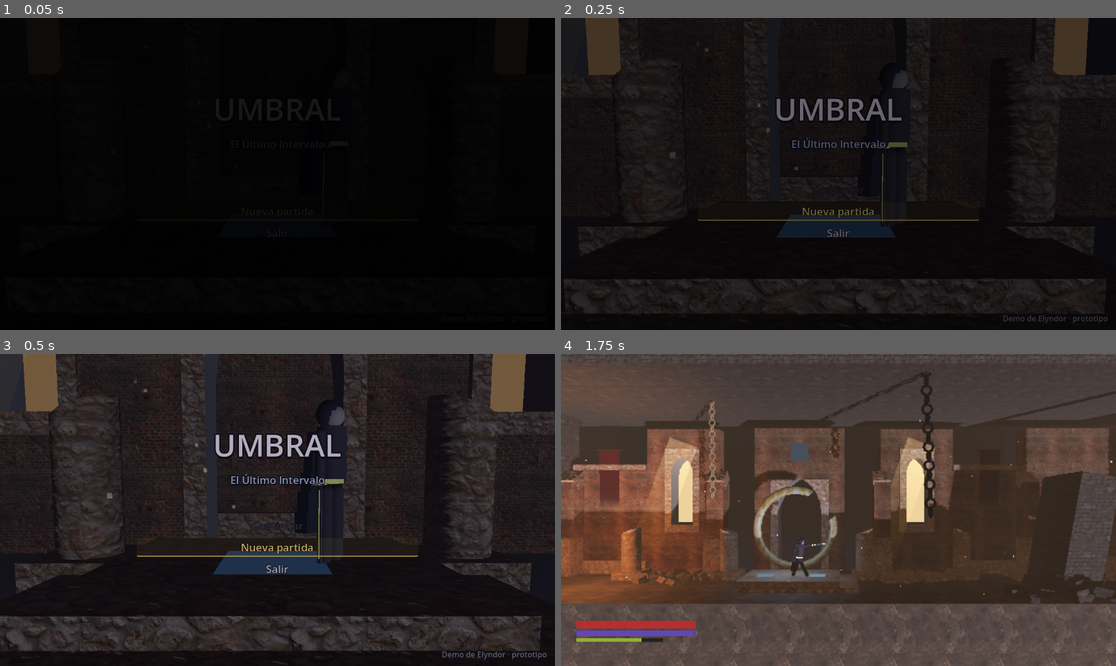
Above: before the commit, frames 1-4 (two rows, left to right).
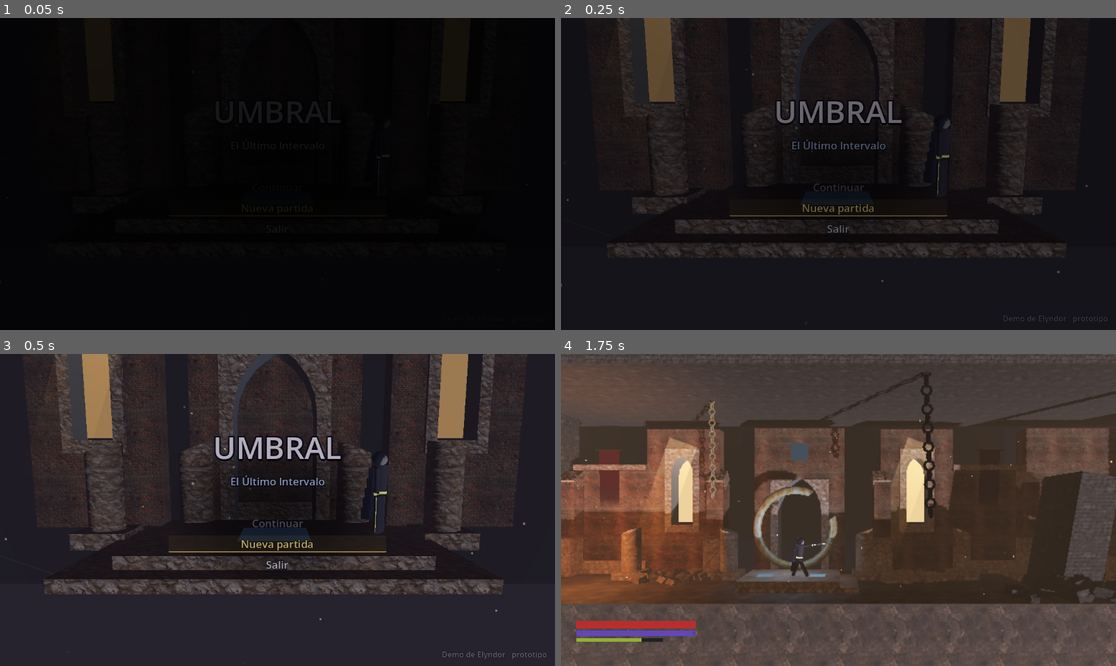
Above: after the commit, the same moments.

Repository: juanjoseorejuela87-cell/UMBRAL-EL-ULTIMO-INTERVALO
Game: Godot game, scene res://scenes/main/main.tscn
The game is run twice, just before and just after one commit, with the same random seed, the same clock (stepped at 60 frames per second) and the same inputs.
Inputs (mouse positions are in pixels of both pictures, inside the frame that each line leads up to):
- Up to frame 1 (0.05 s): no input
- Up to frame 2 (0.25 s): no input
- Up to frame 3 (0.5 s): no input
- Up to frame 4 (1.75 s): move the mouse to (960, 494) at 0.52 s; hold D (mover_derecha) 0.53-1.28 s; tap J (atacar_ligero) at 0.6 s; click (960, 494) at 0.67 s; tap Space (saltar) at 0.77, 1.52 s; move the mouse to (727, 525) at 1.27 s; hold S (mover_abajo) from 1.28 s (still down); tap K (atacar_pesado) at 1.35 s

The runs differ from the first frame. In frame 2, 13% of the frame differs, in the area x 0-100%, y 0-99%; in frame 3, 39%, in the area x 0-100%, y 0-100%; in frame 4, nothing differs.

Commit message:
[antigravity] Retoques de composicion y legibilidad en la pantalla de titulo (TAREA-013)

Diff:
--- a/scenes/ui/titulo/fondo_titulo.gd
+++ b/scenes/ui/titulo/fondo_titulo.gd
@@ -14,8 +14,8 @@
 var _tiempo_camara: float = 0.0
 var _tiempo_pulso: float = 0.0
 var _en_pulso: bool = false
-var _pos_camara_base: Vector3 = Vector3(0.0, 1.45, 4.0)
-var _rot_camara_base: Vector3 = Vector3(-0.08, 0.0, 0.0)
+var _pos_camara_base: Vector3 = Vector3(0.0, 2.2, 7.8)
+var _rot_camara_base: Vector3 = Vector3(-0.14, 0.0, 0.0)
 
 var _entorno: Environment
 var _material_fantasma: StandardMaterial3D
@@ -78,11 +78,11 @@
 		return
 	_tiempo_camara += delta
 	var fase: float = _tiempo_camara * (TAU / maxf(duracion_ciclo_camara, 1.0))
-	var balanceo_x: float = sin(fase) * 0.35
+	var balanceo_x: float = sin(fase) * 0.4
 	var balanceo_y: float = sin(fase * 1.5) * 0.06
 	camara.position = _pos_camara_base + Vector3(balanceo_x, balanceo_y, 0.0)
-	camara.rotation.y = _rot_camara_base.y - balanceo_x * 0.04
-	camara.rotation.x = _rot_camara_base.x + sin(fase * 1.2) * 0.012
+	camara.rotation.y = _rot_camara_base.y - balanceo_x * 0.03
+	camara.rotation.x = _rot_camara_base.x + sin(fase * 1.2) * 0.01
 
 
 func _actualizar_pulso(delta: float) -> void:
--- a/scenes/ui/titulo/fondo_titulo.tscn
+++ b/scenes/ui/titulo/fondo_titulo.tscn
@@ -26,7 +26,7 @@
 roughness = 1.0
 
 [sub_resource type="QuadMesh" id="Malla_simbolo_dais"]
-size = Vector2(1.2, 1.2)
+size = Vector2(1.5, 1.5)
 
 [node name="FondoTitulo" type="SubViewportContainer"]
 anchors_preset = 15
@@ -48,75 +48,87 @@
 environment = SubResource("Entorno_titulo")
 
 [node name="Luna" type="DirectionalLight3D" parent="SubViewport"]
-transform = Transform3D(0.866025, 0, 0.5, 0.25, 0.866025, -0.433013, -0.433013, 0.5, 0.75, 0, 10, 5)
+transform = Transform3D(0.866025, 0, 0.5, 0.25, 0.866025, -0.433013, -0.433013, 0.5, 0.75, 0, 12, 6)
 light_color = Color(0.72, 0.78, 0.92, 1)
 light_energy = 0.85
 
 [node name="Camara" type="Camera3D" parent="SubViewport"]
 unique_name_in_owner = true
-transform = Transform3D(1, 0, 0, 0, 0.996195, 0.0871557, 0, -0.0871557, 0.996195, 0, 1.45, 4)
+transform = Transform3D(1, 0, 0, 0, 0.990268, 0.139173, 0, -0.139173, 0.990268, 0, 2.2, 7.8)
 current = true
-fov = 46.0
+fov = 44.0
 
 [node name="Escenario" type="Node3D" parent="SubViewport"]
 
 [node name="EstradoPeldano" type="CSGBox3D" parent="SubViewport/Escenario"]
-transform = Transform3D(1, 0, 0, 0, 1, 0, 0, 0, 1, 0, 0.125, -0.2)
-size = Vector3(5.4, 0.25, 4.4)
+transform = Transform3D(1, 0, 0, 0, 1, 0, 0, 0, 1, 0, 0.125, -0.6)
+size = Vector3(7.4, 0.25, 4.8)
 material = ExtResource("2_sillares")
 
 [node name="EstradoSuperior" type="CSGBox3D" parent="SubViewport/Escenario"]
-transform = Transform3D(1, 0, 0, 0, 1, 0, 0, 0, 1, 0, 0.375, -0.2)
-size = Vector3(3.8, 0.25, 3.4)
+transform = Transform3D(1, 0, 0, 0, 1, 0, 0, 0, 1, 0, 0.375, -0.6)
+size = Vector3(5.6, 0.25, 3.8)
 material = ExtResource("2_sillares")
 
 [node name="SimboloDais" type="MeshInstance3D" parent="SubViewport/Escenario"]
 unique_name_in_owner = true
-transform = Transform3D(1, 0, 0, 0, -4.37114e-08, 1, 0, -1, -4.37114e-08, 0, 0.505, -0.2)
+transform = Transform3D(1, 0, 0, 0, -4.37114e-08, 1, 0, -1, -4.37114e-08, 0, 0.505, -0.6)
 cast_shadow = 0
 mesh = SubResource("Malla_simbolo_dais")
 
 [node name="ArcoFondo" parent="SubViewport/Escenario" instance=ExtResource("5_arco")]
-transform = Transform3D(1, 0, 0, 0, 1, 0, 0, 0, 1, 0, 0, -3.2)
+transform = Transform3D(1, 0, 0, 0, 1, 0, 0, 0, 1, 0, 0, -4.2)
 
 [node name="VentanalIzq" parent="SubViewport/Escenario" instance=ExtResource("6_ventanal")]
-transform = Transform3D(1, 0, 0, 0, 1, 0, 0, 0, 1, -4.6, 0, -3.5)
+transform = Transform3D(1, 0, 0, 0, 1, 0, 0, 0, 1, -5.5, 0, -4.6)
 
 [node name="VentanalDer" parent="SubViewport/Escenario" instance=ExtResource("6_ventanal")]
-transform = Transform3D(1, 0, 0, 0, 1, 0, 0, 0, 1, 4.6, 0, -3.5)
+transform = Transform3D(1, 0, 0, 0, 1, 0, 0, 0, 1, 5.5, 0, -4.6)
 
 [node name="MuroFondo" parent="SubViewport/Escenario" instance=ExtResource("7_muro")]
-transform = Transform3D(1, 0, 0, 0, 1, 0, 0, 0, 1, 0, 0, -4.6)
+transform = Transform3D(1, 0, 0, 0, 1, 0, 0, 0, 1, 0, 0, -5.6)
 
 [node name="FondoLejano" type="CSGBox3D" parent="SubViewport/Escenario"]
-transform = Transform3D(1, 0, 0, 0, 1, 0, 0, 0, 1, 0, 4, -12)
-size = Vector3(50, 16, 1)
+transform = Transform3D(1, 0, 0, 0, 1, 0, 0, 0, 1, 0, 5, -14)
+size = Vector3(60, 20, 1)
 material = SubResource("Mat_fondo_silueta")
 
 [node name="ColumnasRotas" type="Node3D" parent="SubViewport/Escenario"]
 
-[node name="ColumnaRotaIzq" parent="SubViewport/Escenario/ColumnasRotas" instance=ExtResource("3_columna_rota")]
-transform = Transform3D(1, 0, 0, 0, 1, 0, 0, 0, 1, -2.6, 0, -1.2)
+[node name="ColumnaRotaIzqExt" parent="SubViewport/Escenario/ColumnasRotas" instance=ExtResource("3_columna_rota")]
+transform = Transform3D(1, 0, 0, 0, 1, 0, 0, 0, 1, -4.2, 0, -1.8)
 
-[node name="ColumnaRotaDer" parent="SubViewport/Escenario/ColumnasRotas" instance=ExtResource("3_columna_rota")]
-transform = Transform3D(-1, 0, -8.74228e-08, 0, 1, 0, 8.74228e-08, 0, -1, 2.6, 0, -1.2)
+[node name="ColumnaRotaIzqInt" parent="SubViewport/Escenario/ColumnasRotas" instance=ExtResource("3_columna_rota")]
+transform = Transform3D(1, 0, 0, 0, 1, 0, 0, 0, 1, -2.1, 0, -2.5)
+
+[node name="ColumnaRotaDerInt" parent="SubViewport/Escenario/ColumnasRotas" instance=ExtResource("3_columna_rota")]
+transform = Transform3D(-1, 0, -8.74228e-08, 0, 1, 0, 8.74228e-08, 0, -1, 2.1, 0, -2.5)
+
+[node name="ColumnaRotaDerExt" parent="SubViewport/Escenario/ColumnasRotas" instance=ExtResource("3_columna_rota")]
+transform = Transform3D(-1, 0, -8.74228e-08, 0, 1, 0, 8.74228e-08, 0, -1, 4.2, 0, -1.8)
 
 [node name="ColumnasFantasma" type="Node3D" parent="SubViewport/Escenario"]
 unique_name_in_owner = true
 
-[node name="ColumnaFantasmaIzq" parent="SubViewport/Escenario/ColumnasFantasma" instance=ExtResource("4_columna")]
-transform = Transform3D(1, 0, 0, 0, 1, 0, 0, 0, 1, -2.6, 0, -1.2)
+[node name="ColumnaFantasmaIzqExt" parent="SubViewport/Escenario/ColumnasFantasma" instance=ExtResource("4_columna")]
+transform = Transform3D(1, 0, 0, 0, 1, 0, 0, 0, 1, -4.2, 0, -1.8)
 
-[node name="ColumnaFantasmaDer" parent="SubViewport/Escenario/ColumnasFantasma" instance=ExtResource("4_columna")]
-transform = Transform3D(-1, 0, -8.74228e-08, 0, 1, 0, 8.74228e-08, 0, -1, 2.6, 0, -1.2)
+[node name="ColumnaFantasmaIzqInt" parent="SubViewport/Escenario/ColumnasFantasma" instance=ExtResource("4_columna")]
+transform = Transform3D(1, 0, 0, 0, 1, 0, 0, 0, 1, -2.1, 0, -2.5)
+
+[node name="ColumnaFantasmaDerInt" parent="SubViewport/Escenario/ColumnasFantasma" instance=ExtResource("4_columna")]
+transform = Transform3D(-1, 0, -8.74228e-08, 0, 1, 0, 8.74228e-08, 0, -1, 2.1, 0, -2.5)
+
+[node name="ColumnaFantasmaDerExt" parent="SubViewport/Escenario/ColumnasFantasma" instance=ExtResource("4_columna")]
+transform = Transform3D(-1, 0, -8.74228e-08, 0, 1, 0, 8.74228e-08, 0, -1, 4.2, 0, -1.8)
 
 [node name="RayoLuz" parent="SubViewport/Escenario" instance=ExtResource("9_rayo")]
-transform = Transform3D(0.939693, 0.34202, 0, -0.34202, 0.939693, 0, 0, 0, 1, -3.8, 6.5, -2.2)
+transform = Transform3D(0.939693, 0.34202, 0, -0.34202, 0.939693, 0, 0, 0, 1, -4.2, 7.5, -3.2)
 
 [node name="Polvo" parent="SubViewport/Escenario" instance=ExtResource("8_polvo")]
-transform = Transform3D(1, 0, 0, 0, 1, 0, 0, 0, 1, 0, 1.8, 0)
+transform = Transform3D(1, 0, 0, 0, 1, 0, 0, 0, 1, 0, 2.2, 0)
 
 [node name="FiguraNereth" type="Node3D" parent="SubViewport/Escenario"]
 unique_name_in_owner = true
-transform = Transform3D(0.707107, 0, -0.707107, 0, 1, 0, 0.707107, 0, 0.707107, 0.65, 0.5, -0.1)
+transform = Transform3D(0.819152, 0, -0.573576, 0, 1, 0, 0.573576, 0, 0.819152, 2.3, 0.5, -0.6)
 script = ExtResource("10_figura")
--- a/scenes/ui/titulo/titulo.tscn
+++ b/scenes/ui/titulo/titulo.tscn
@@ -2,6 +2,16 @@
 
 [ext_resource type="Script" path="res://scenes/ui/titulo/titulo.gd" id="1_script"]
 [ext_resource type="PackedScene" path="res://scenes/ui/titulo/fondo_titulo.tscn" id="2_fondo"]
+
+[sub_resource type="Gradient" id="Gradiente_aura_menu"]
+offsets = PackedFloat32Array(0, 0.55, 1)
+colors = PackedColorArray(0.015, 0.012, 0.025, 0.72, 0.015, 0.012, 0.025, 0.5, 0.015, 0.012, 0.025, 0)
+
+[sub_resource type="GradientTexture2D" id="Textura_aura_menu"]
+gradient = SubResource("Gradiente_aura_menu")
+fill = 1
+fill_from = Vector2(0.5, 0.5)
+fill_to = Vector2(0.85, 0.5)
 
 [sub_resource type="StyleBoxEmpty" id="StyleBoxEmpty_boton_normal"]
 
@@ -12,10 +22,10 @@
 border_color = Color(0.96, 0.82, 0.44, 0.9)
 corner_radius_bottom_right = 2
 corner_radius_bottom_left = 2
-expand_margin_left = 12.0
-expand_margin_top = 4.0
-expand_margin_right = 12.0
-expand_margin_bottom = 4.0
+expand_margin_left = 6.0
+expand_margin_top = 2.0
+expand_margin_right = 6.0
+expand_margin_bottom = 2.0
 
 [sub_resource type="StyleBoxFlat" id="StyleBoxFlat_boton_presionado"]
 bg_color = Color(0.95, 0.8, 0.35, 0.16)
@@ -24,10 +34,10 @@
 border_color = Color(1, 0.92, 0.6, 1)
 corner_radius_bottom_right = 2
 corner_radius_bottom_left = 2
-expand_margin_left = 12.0
-expand_margin_top = 4.0
-expand_margin_right = 12.0
-expand_margin_bottom = 4.0
+expand_margin_left = 6.0
+expand_margin_top = 2.0
+expand_margin_right = 6.0
+expand_margin_bottom = 2.0
 
 [node name="Titulo" type="Control"]
 layout_mode = 3
@@ -41,15 +51,21 @@
 [node name="FondoTitulo" parent="." instance=ExtResource("2_fondo")]
 layout_mode = 1
 
-[node name="Vignette" type="ColorRect" parent="."]
+[node name="AuraLegibilidad" type="TextureRect" parent="."]
 layout_mode = 1
-anchors_preset = 15
-anchor_right = 1.0
-anchor_bottom = 1.0
+anchors_preset = 8
+anchor_left = 0.5
+anchor_top = 0.5
+anchor_right = 0.5
+anchor_bottom = 0.5
+offset_left = -340.0
+offset_top = -240.0
+offset_right = 340.0
+offset_bottom = 240.0
 grow_horizontal = 2
 grow_vertical = 2
 mouse_filter = 2
-color = Color(0.02, 0.02, 0.04, 0.32)
+texture = SubResource("Textura_aura_menu")
 
 [node name="Centro" type="VBoxContainer" parent="."]
 layout_mode = 1
@@ -58,19 +74,19 @@
 anchor_top = 0.5
 anchor_right = 0.5
 anchor_bottom = 0.5
-offset_left = -280.0
-offset_top = -180.0
-offset_right = 280.0
-offset_bottom = 180.0
+offset_left = -220.0
+offset_top = -175.0
+offset_right = 220.0
+offset_bottom = 175.0
 grow_horizontal = 2
 grow_vertical = 2
-theme_override_constants/separation = 14
+theme_override_constants/separation = 12
 
 [node name="Nombre" type="Label" parent="Centro"]
 layout_mode = 2
 theme_override_colors/font_color = Color(0.93, 0.91, 0.98, 1)
-theme_override_colors/font_shadow_color = Color(0, 0, 0, 0.75)
-theme_override_colors/font_outline_color = Color(0.08, 0.06, 0.14, 0.95)
+theme_override_colors/font_shadow_color = Color(0, 0, 0, 0.85)
+theme_override_colors/font_outline_color = Color(0.06, 0.04, 0.12, 0.95)
 theme_override_constants/shadow_offset_y = 4
 theme_override_constants/outline_size = 12
 theme_override_font_sizes/font_size = 64
@@ -80,8 +96,8 @@
 [node name="Subtitulo" type="Label" parent="Centro"]
 layout_mode = 2
 theme_override_colors/font_color = Color(0.7, 0.76, 0.94, 1)
-theme_override_colors/font_shadow_color = Color(0, 0, 0, 0.6)
-theme_override_colors/font_outline_color = Color(0.06, 0.06, 0.12, 0.9)
+theme_override_colors/font_shadow_color = Color(0, 0, 0, 0.7)
+theme_override_colors/font_outline_color = Color(0.05, 0.05, 0.1, 0.9)
 theme_override_constants/shadow_offset_y = 2
 theme_override_constants/outline_size = 6
 theme_override_font_sizes/font_size = 22
@@ -89,18 +105,18 @@
 horizontal_alignment = 1
 
 [node name="Espacio" type="Control" parent="Centro"]
-custom_minimum_size = Vector2(0, 36)
+custom_minimum_size = Vector2(0, 32)
 layout_mode = 2
 
 [node name="Continuar" type="Button" parent="Centro"]
 unique_name_in_owner = true
 layout_mode = 2
-theme_override_colors/font_color = Color(0.85, 0.85, 0.9, 1)
+theme_override_colors/font_color = Color(0.86, 0.86, 0.92, 1)
 theme_override_colors/font_pressed_color = Color(1, 0.96, 0.72, 1)
 theme_override_colors/font_hover_color = Color(0.98, 0.88, 0.5, 1)
 theme_override_colors/font_focus_color = Color(0.98, 0.88, 0.5, 1)
-theme_override_colors/font_disabled_color = Color(0.42, 0.42, 0.48, 0.45)
-theme_override_colors/font_outline_color = Color(0.06, 0.05, 0.1, 0.9)
+theme_override_colors/font_disabled_color = Color(0.72, 0.72, 0.8, 0.48)
+theme_override_colors/font_outline_color = Color(0.05, 0.04, 0.08, 0.9)
 theme_override_constants/outline_size = 4
 theme_override_font_sizes/font_size = 22
 theme_override_styles/normal = SubResource("StyleBoxEmpty_boton_normal")
@@ -113,12 +129,12 @@
 [node name="NuevaPartida" type="Button" parent="Centro"]
 unique_name_in_owner = true
 layout_mode = 2
-theme_override_colors/font_color = Color(0.85, 0.85, 0.9, 1)
+theme_override_colors/font_color = Color(0.86, 0.86, 0.92, 1)
 theme_override_colors/font_pressed_color = Color(1, 0.96, 0.72, 1)
 theme_override_colors/font_hover_color = Color(0.98, 0.88, 0.5, 1)
 theme_override_colors/font_focus_color = Color(0.98, 0.88, 0.5, 1)
-theme_override_colors/font_disabled_color = Color(0.42, 0.42, 0.48, 0.45)
-theme_override_colors/font_outline_color = Color(0.06, 0.05, 0.1, 0.9)
+theme_override_colors/font_disabled_color = Color(0.72, 0.72, 0.8, 0.48)
+theme_override_colors/font_outline_color = Color(0.05, 0.04, 0.08, 0.9)
 theme_override_constants/outline_size = 4
 theme_override_font_sizes/font_size = 22
 theme_override_styles/normal = SubResource("StyleBoxEmpty_boton_normal")
@@ -131,12 +147,12 @@
 [node name="Salir" type="Button" parent="Centro"]
 unique_name_in_owner = true
 layout_mode = 2
-theme_override_colors/font_color = Color(0.85, 0.85, 0.9, 1)
+theme_override_colors/font_color = Color(0.86, 0.86, 0.92, 1)
 theme_override_colors/font_pressed_color = Color(1, 0.96, 0.72, 1)
 theme_override_colors/font_hover_color = Color(0.98, 0.88, 0.5, 1)
 theme_override_colors/font_focus_color = Color(0.98, 0.88, 0.5, 1)
-theme_override_colors/font_disabled_color = Color(0.42, 0.42, 0.48, 0.45)
-theme_override_colors/font_outline_color = Color(0.06, 0.05, 0.1, 0.9)
+theme_override_colors/font_disabled_color = Color(0.72, 0.72, 0.8, 0.48)
+theme_override_colors/font_outline_color = Color(0.05, 0.04, 0.08, 0.9)
 theme_override_constants/outline_size = 4
 theme_override_font_sizes/font_size = 22
 theme_override_styles/normal = SubResource("StyleBoxEmpty_boton_normal")
--- a/tests/test_titulo.gd
+++ b/tests/test_titulo.gd
@@ -31,6 +31,10 @@
 	_comprobar(fondo != null, "el título incluye la escena de fondo 3D FondoTitulo")
 	_comprobar(fondo != null and fondo.tiene_camara_activa(), "el fondo 3D tiene una Camera3D activa")
 	_comprobar(fondo != null and fondo.tiene_figura_nereth(), "el estrado 3D incluye la figura de Nereth")
+	_comprobar(fondo != null and fondo.figura_nereth.position.x > 1.5,
+		"la figura de Nereth está desplazada a un tercio lateral (x = %.1f > 1.5) dejando libre el menú" % (fondo.figura_nereth.position.x if fondo and fondo.figura_nereth else 0.0))
+	_comprobar(fondo != null and fondo.camara.position.z >= 6.0,
+		"la cámara está suficientemente alejada (z = %.1f >= 6.0) para mostrar el estrado entero y la arquitectura" % (fondo.camara.position.z if fondo and fondo.camara else 0.0))
 	_comprobar(fondo != null and fondo.simbolo_dais != null, "el estrado cuenta con el símbolo de los Arquitectos")
 	_comprobar(fondo != null and fondo.columnas_fantasma != null and fondo.columnas_fantasma.get_child_count() >= 2,
 		"existen columnas fantasma preparadas para el pulso de Desfase")
@@ -44,7 +48,12 @@
 	_comprobar(GestorFase.global().en_desfase() == false, "el pulso visual de Desfase NO cambia el estado global de Fase")
 
 	# 3. Estilo de interfaz y botones del título
+	var aura: Node = titulo.get_node_or_null("AuraLegibilidad")
+	_comprobar(aura != null and aura is TextureRect, "existe un degradado/aura suave detrás del menú para legibilidad")
 	_comprobar(titulo.boton_continuar != null and titulo.boton_continuar.disabled, "sin partida guardada, «Continuar» está desactivado")
+	var color_desactivado: Color = titulo.boton_continuar.get_theme_color("font_disabled_color")
+	_comprobar(color_desactivado.v >= 0.65 and color_desactivado.a >= 0.45,
+		"«Continuar» desactivado tiene tono claro apagado y legible (v = %.2f, a = %.2f)" % [color_desactivado.v, color_desactivado.a])
 	_comprobar(titulo.boton_nueva != null and not titulo.boton_nueva.disabled, "«Nueva partida» está activo")
 	_comprobar(titulo.boton_salir != null and not titulo.boton_salir.disabled, "«Salir» está activo")
 
@@ -53,6 +62,9 @@
 	var estilo_foco: StyleBox = titulo.boton_nueva.get_theme_stylebox("focus")
 	_comprobar(estilo_foco is StyleBoxFlat and (estilo_foco as StyleBoxFlat).border_width_bottom > 0,
 		"los botones tienen subrayado/borde inferior dorado en foco")
+	if estilo_foco is StyleBoxFlat:
+		_comprobar((estilo_foco as StyleBoxFlat).expand_margin_left <= 8.0,
+			"el botón enfocado tiene márgenes compactos ajustados al texto (<= 8 px)")
 
 	# 4. Navegación a Nueva Partida
 	titulo.nueva_partida()
Not shown, changed: comunicacion/CANAL.md
Not shown, changed: documentation/tareas/TAREA-013-titulo-3d.md
